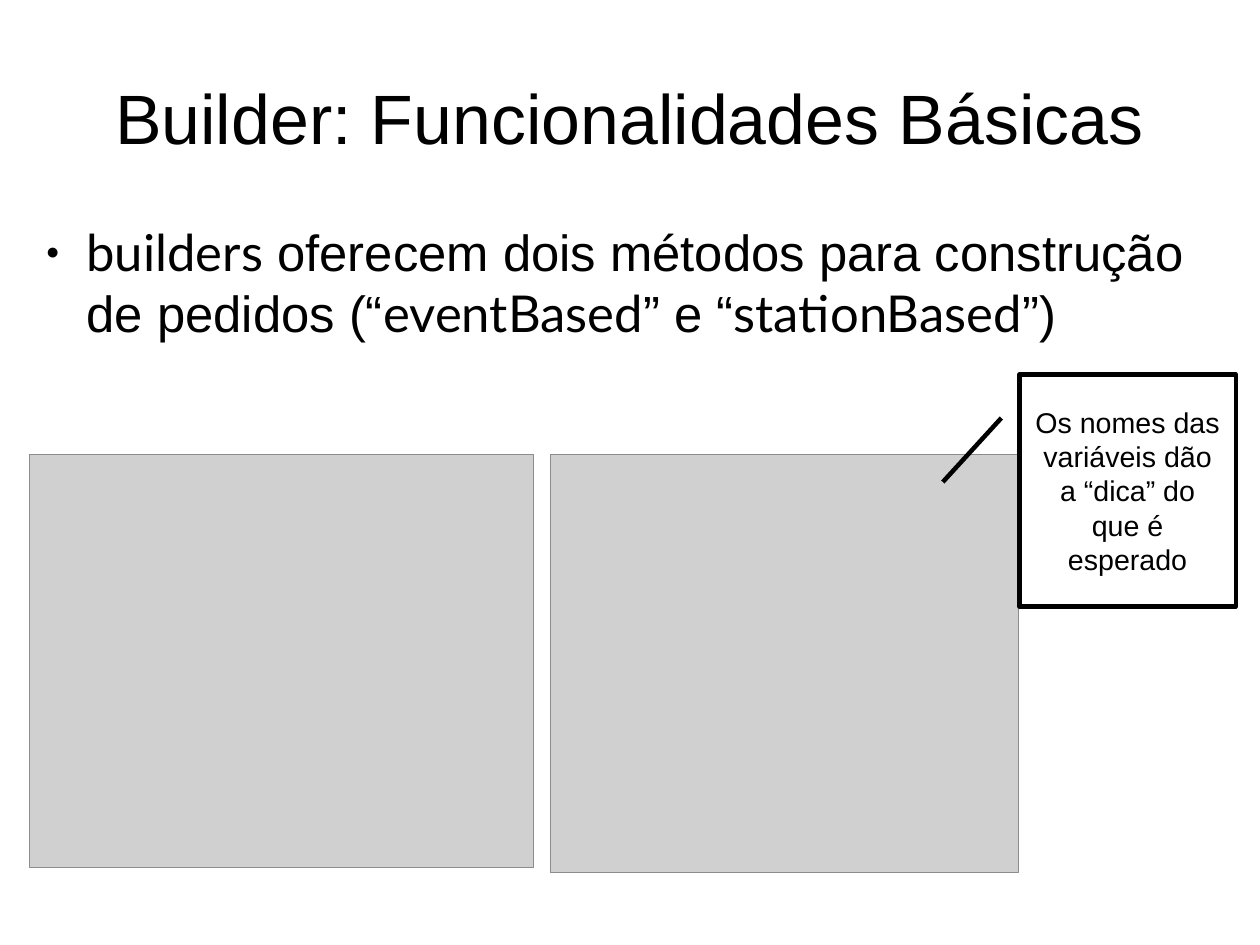
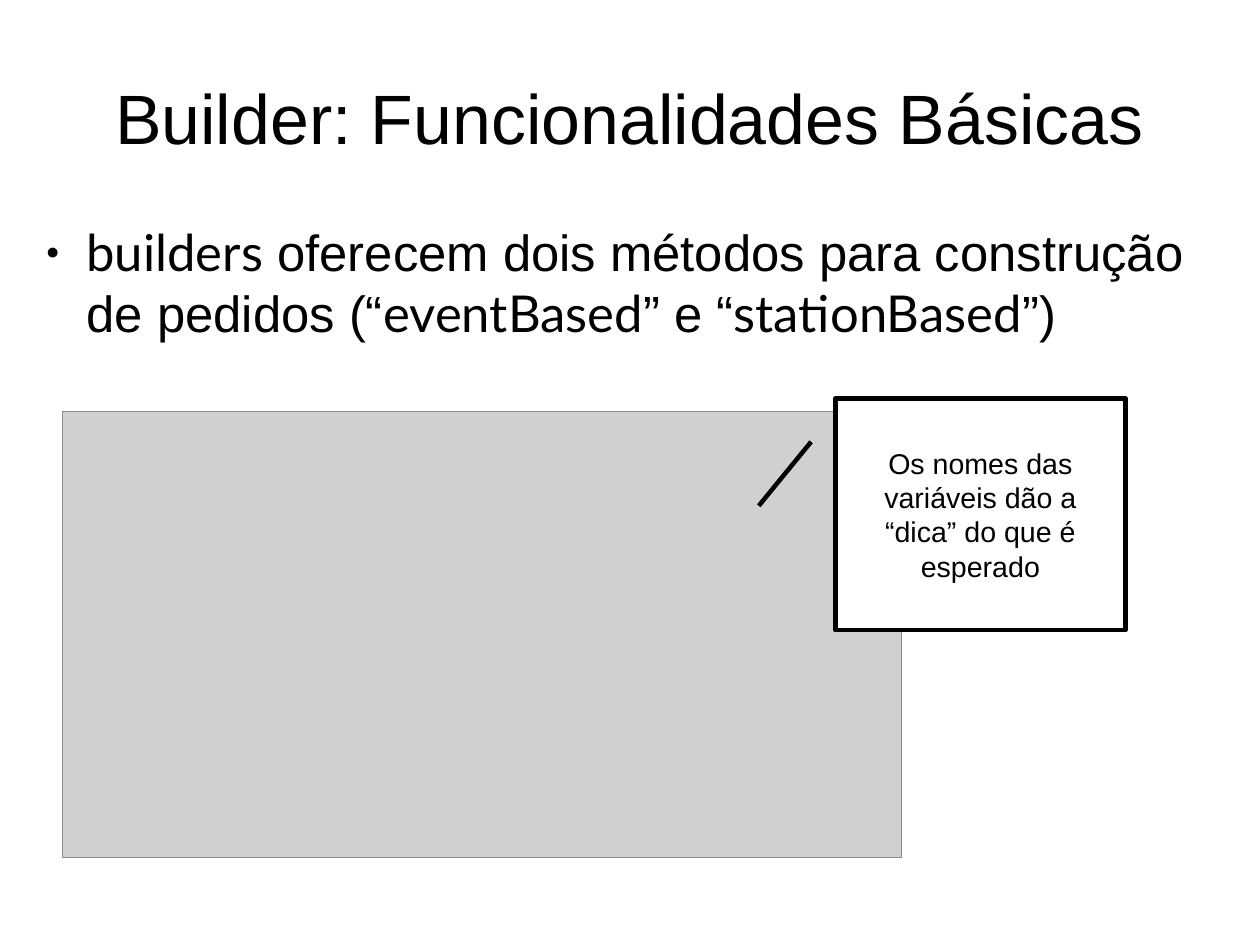
Before and after one commit to marcelobianchi/fetchtool, a slide deck: slide 14 of doc/fetchtool-intro.odp (slide 15 before the commit). Drawn at 1260x945 pixels with LibreOffice and Linux fonts; fonts in the diff are those of the drawing; grey boxes stand for pictures. Boxes give left, top, right and bottom in pixels: in the first picture for what was removed or moved away, otherwise in the second. Text is boxed around its words. In the diff, an @@ line names an element or a change of style, - is before the commit and + after.

```diff
--- a/doc/fetchtool-intro.odp
+++ b/doc/fetchtool-intro.odp
@@ picture: place and size @@
-picture at (30, 455, 534, 868)
+picture at (63, 412, 902, 858)
@@ border callout "Os nomes das variáveis dão ...": place and size @@
-border callout "Os nomes das variáveis dão ..." at (1020, 375, 1236, 607)
+border callout "Os nomes das variáveis dão ..." at (836, 399, 1126, 631)
@@ border callout "Os nomes das variáveis dão ..." at (836, 399, 1126, 631): proportions changed @@
@@ picture removed at (551, 455, 1019, 874) @@
```
Also in this commit, not shown: 12 other slides changed, 7 slides added, 18 slides removed, 2 other files.
